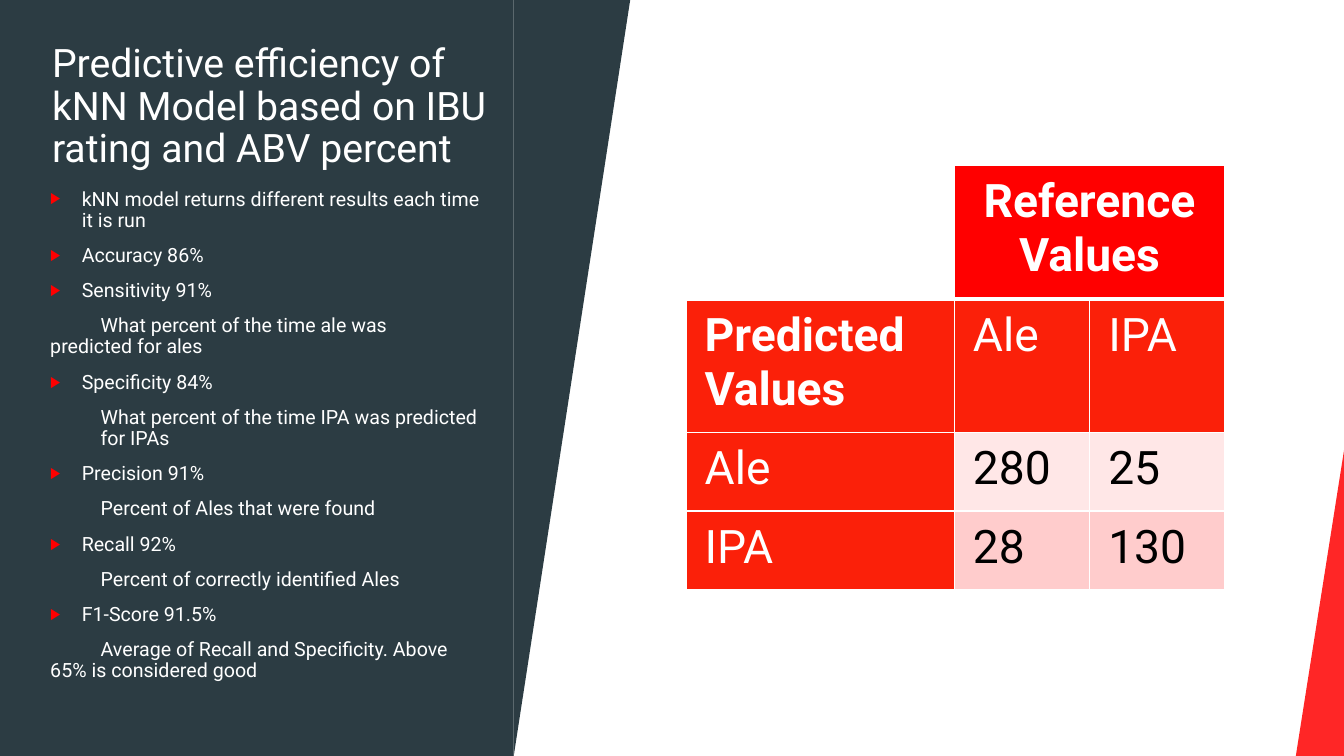
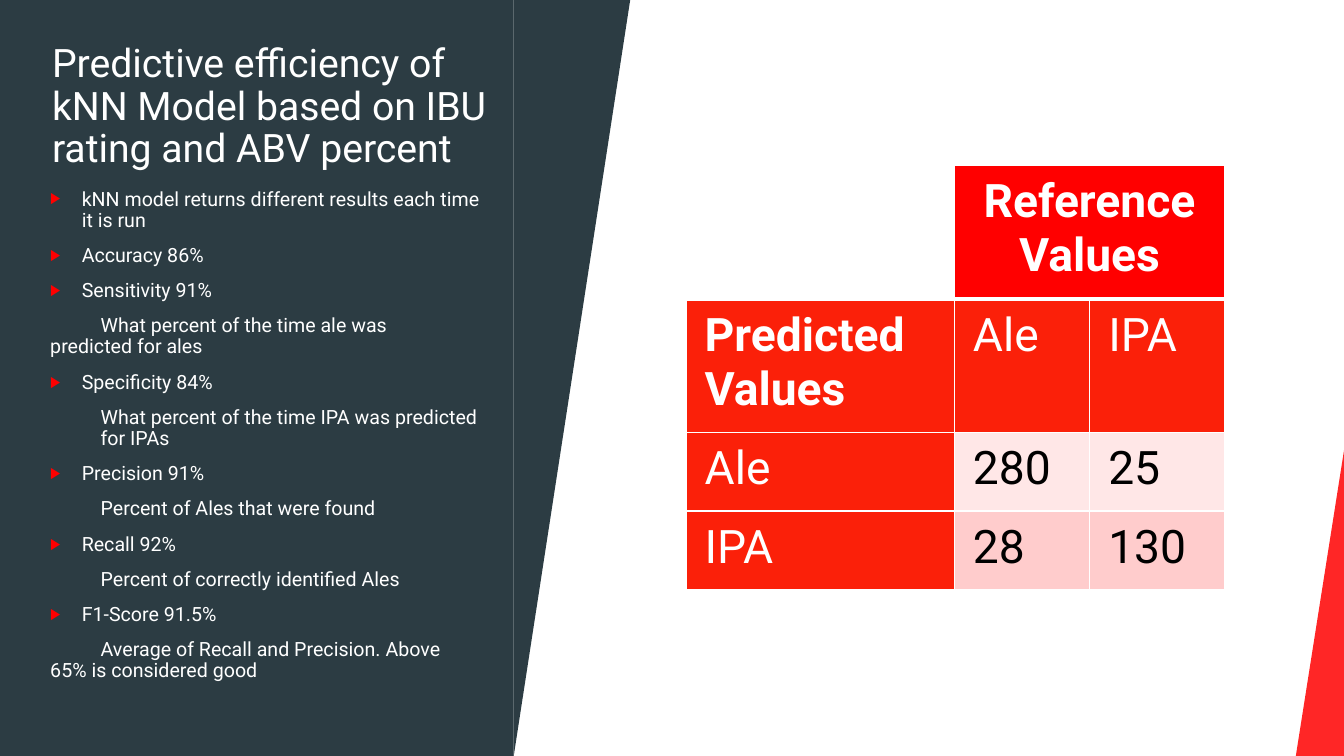
Before and after one commit to 7446Nguyen/6306_Project1, a slide deck: slide 10 of Budweiser C level presentation.pptx. Drawn at 1344x756 pixels with LibreOffice and Linux fonts; fonts in the diff are those of the drawing. Boxes give left, top, right and bottom in pixels: in the first picture for what was removed or moved away, otherwise in the second. Text is boxed around its words. In the diff, an @@ line names an element or a change of style, - is before the commit and + after.

```diff
--- a/Budweiser C level presentation.pptx
+++ b/Budweiser C level presentation.pptx
@@ text at (50, 641, 441, 681): text changed @@
-Average of Recall and Specificity. Above 65% is considered good
+Average of Recall and Precision. Above 65% is considered good
```
Also in this commit, not shown: 1 slide added.
